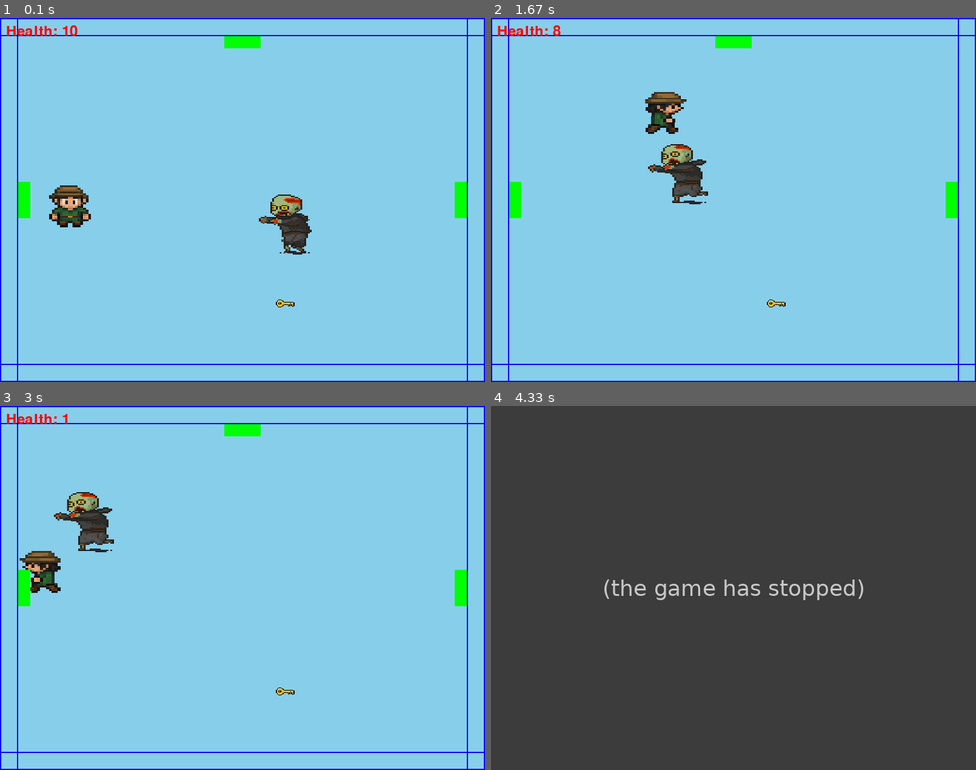
Above: before the commit, frames 1-4 (two rows, left to right).
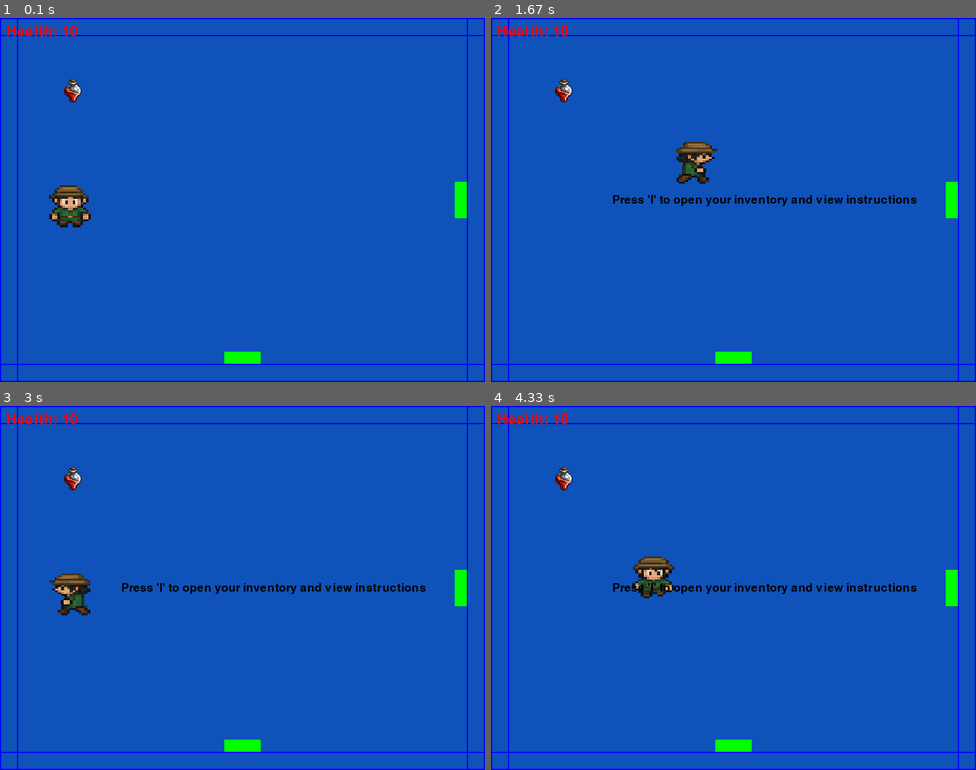
Above: after the commit, the same moments.

Repository: zm-coder-gamer/Haunted-mansion-game
Game: pygame game, started from Ziad_Pygame_FINAL_winner_exit.py
Two runs of this game, one before a commit and one after it. Both use one fixed random seed, a clock stepped at 60 frames per second and the inputs below.
Inputs:
- Up to frame 1 (0.1 s): no input
- Up to frame 2 (1.67 s): hold D 0.33-0.8 s; hold W 0.83-1.13 s; hold D 1.17-1.63 s
- Up to frame 3 (3 s): hold A 1.67-2.2 s; hold S 2.23-2.53 s; hold A 2.57-2.97 s
- Up to frame 4 (4.33 s): hold W 3-3.37 s; hold D 3.4-4.03 s; hold S from 4.07 s (still down)

The runs differ from the first frame. In frame 1, 97% of the frame differs, in the area x 0-100%, y 0-100%; in frame 2, 97%; in frame 3, 97%; in frame 4, 100%.
Before the commit the program exited at 3.03 s; later frames show no game.

Commit message:
Modularizes the load item code into a util file

Diff:
--- a/Ziad_Pygame_FINAL_winner_exit.py
+++ b/Ziad_Pygame_FINAL_winner_exit.py
@@ -10,7 +10,7 @@
 from player_sprite import PlayerSprite
 from challenges import fireball_challenge_logic
 from acid_drop import AcidDrop
-from utility_lib import load_and_scale_character_images
+from utility_lib import load_and_scale_character_images, load_items_in_rooms
 
 # Initialize pygame
 # Initialize all imported Pygame modules
@@ -41,7 +41,7 @@
 acid_challenge_completed = False
 acid_challenge_entry_time = None
 
-current_room = "Torture Chamber" # Player Enters the Mansion
+current_room = "Grand Entrance" # Player Enters the Mansion
 previous_room = None  # Tracks the last room before Inventory
 last_inventory_toggle = 0  # Tracks last time inventory was toggled
 inventory_cooldown = 300  # milliseconds
@@ -54,7 +54,6 @@
 # Add Winner Room manually to room_exits
 room_exits["Exit Gate"]["east"] = "Winner Room"
 room_exits["Winner Room"] = {"west": "Exit Gate"}
-
 
 # Load room images
 all_rooms = room_exits.keys()
@@ -159,15 +158,12 @@
 cursor_speed = 5
 
 # Items in rooms
-items_in_rooms = {
-    "Grand Entrance": [(pygame.Rect(100, 100, 30, 30), "health_potion")],
-    "Master Bedroom": [(pygame.Rect(500, 400, 30, 30), "health_potion")],
-    "Wine Cellar": [(pygame.Rect(500, 400, 30, 30), "health_potion")],
-    "Guest Bedroom": [(pygame.Rect(120, 120, 30, 30), "key")],
-    "Torture Chamber": [(pygame.Rect(450, 450, 30, 30), "key")],
-    "Attic": [(pygame.Rect(300, 200, 30, 30), "speed_potion")],
-    "Pantry": [(pygame.Rect(450, 350, 30, 30), "speed_potion")]
-}
+with open("items_in_rooms.json", "r") as file:
+    data = json.load(file)
+
+
+
+items_in_rooms = load_items_in_rooms(data)
 
 # Locked doors setup
 locked_doors = {
--- /dev/null
+++ b/items_in_rooms.json
@@ -0,0 +1,44 @@
+{
+    "Grand Entrance": [
+      {
+        "rect": { "x": 100, "y": 100, "width": 30, "height": 30 },
+        "item": "health_potion"
+      }
+    ],
+    "Master Bedroom": [
+      {
+        "rect": { "x": 500, "y": 400, "width": 30, "height": 30 },
+        "item": "health_potion"
+      }
+    ],
+    "Wine Cellar": [
+      {
+        "rect": { "x": 500, "y": 400, "width": 30, "height": 30 },
+        "item": "health_potion"
+      }
+    ],
+    "Guest Bedroom": [
+      {
+        "rect": { "x": 120, "y": 120, "width": 30, "height": 30 },
+        "item": "key"
+      }
+    ],
+    "Torture Chamber": [
+      {
+        "rect": { "x": 450, "y": 450, "width": 30, "height": 30 },
+        "item": "key"
+      }
+    ],
+    "Attic": [
+      {
+        "rect": { "x": 300, "y": 200, "width": 30, "height": 30 },
+        "item": "speed_potion"
+      }
+    ],
+    "Pantry": [
+      {
+        "rect": { "x": 450, "y": 350, "width": 30, "height": 30 },
+        "item": "speed_potion"
+      }
+    ]
+  }
--- a/utility_lib.py
+++ b/utility_lib.py
@@ -8,3 +8,19 @@
     for direction, filenames in image_data.items():
         images[direction] = [pygame.transform.scale(pygame.image.load(f"images/{name}"), (scaling_factor, scaling_factor)) for name in filenames]
     return images
+
+def load_items_in_rooms(data):
+    items_in_rooms={}
+    for room, items in data.items():
+        items_in_rooms[room] = []
+        for item_data in items:
+            rect_data = item_data["rect"]
+            rect = pygame.Rect(
+                rect_data["x"],
+                rect_data["y"],
+                rect_data["width"],
+                rect_data["height"]
+            )
+            item = item_data["item"]
+            items_in_rooms[room].append((rect, item))
+    return items_in_rooms
Not shown, removed: images.zip
